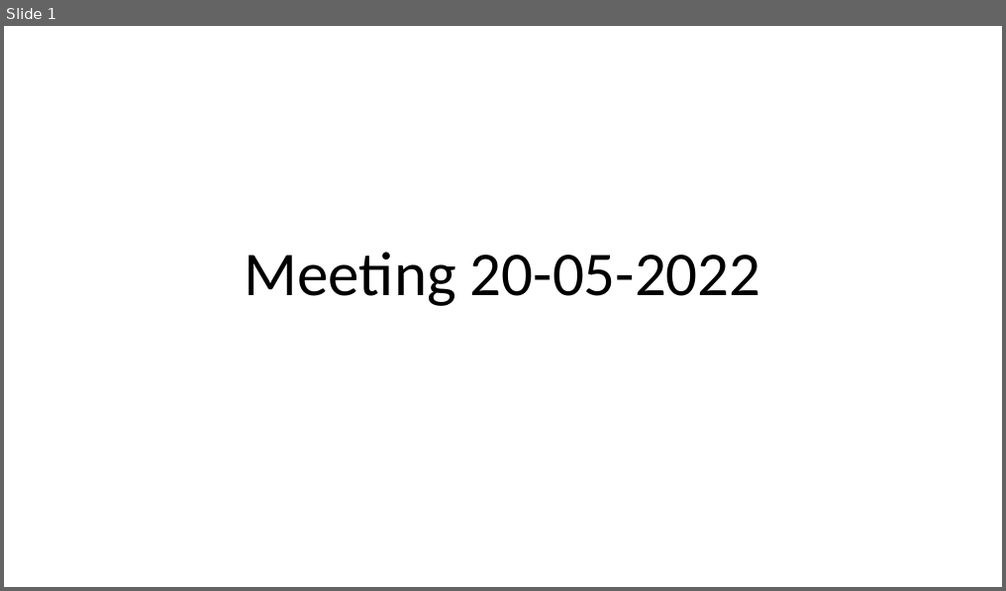
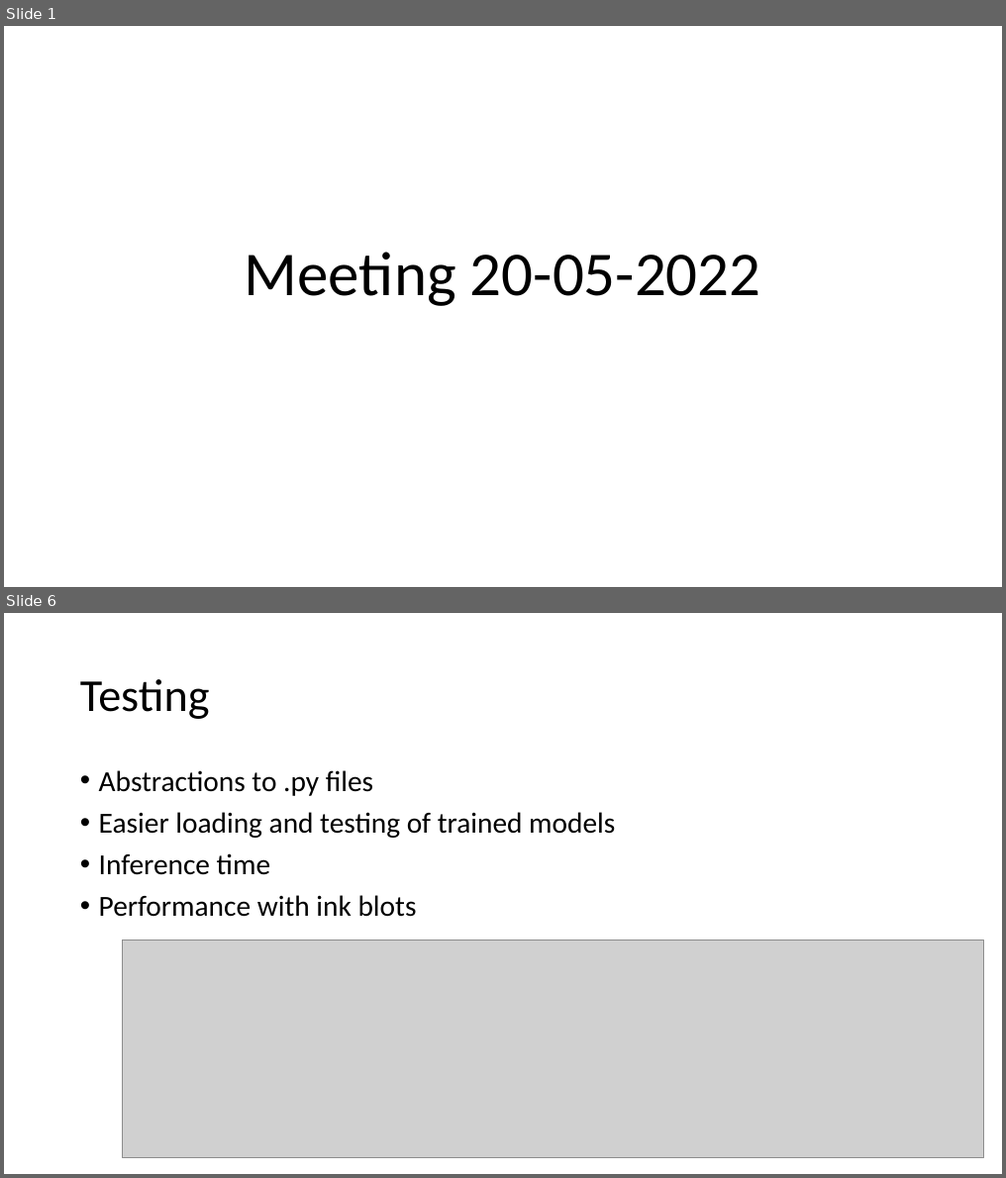
Before and after one commit to lancedw/3D-state-prediction-for-surface-vessels-using-IMU-data-and-images, a slide deck: Documentation/Presentations/Meeting 20-05-2022.pptx. Shown one above the other, each under a label of ours: slide 1 before the commit, slides 1 and 6 after it; the slides between them are not shown. The pictures are 1006x591 and 1006x1178 pixels, drawn with LibreOffice and Linux fonts; fonts in the diff are those of the drawing; grey boxes stand for pictures. Boxes give left, top, right and bottom in pixels: in the first picture for what was removed or moved away, otherwise in the second. Text is boxed around its words. In the diff, an @@ line names an element or a change of style, - is before the commit and + after.

```diff
--- a/Documentation/Presentations/Meeting 20-05-2022.pptx
+++ b/Documentation/Presentations/Meeting 20-05-2022.pptx
@@ slide 6 added at [4,613,1002,1174], background #FFFFFF @@
@@ title added at [80,679,210,719], 44 pt, text #000000 @@
+Testing
@@ text added at [99,770,615,917], 28 pt, text #000000 @@
+• Abstractions to .py files
+• Easier loading and testing of trained models
+• Inference time
+• Performance with ink blots
@@ picture added at [122,941,983,1158] @@
```
Also in this commit, not shown: 1 slide changed, 6 other slides added, 4 other files.
